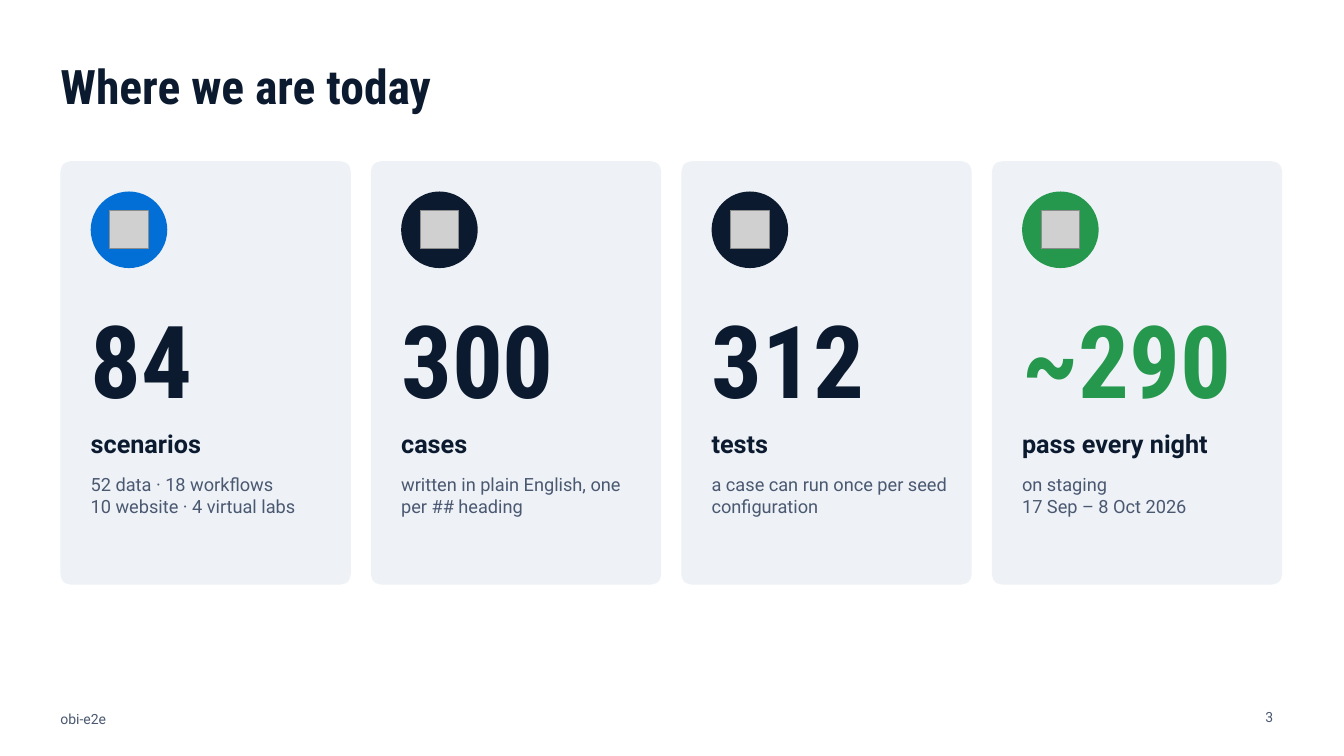
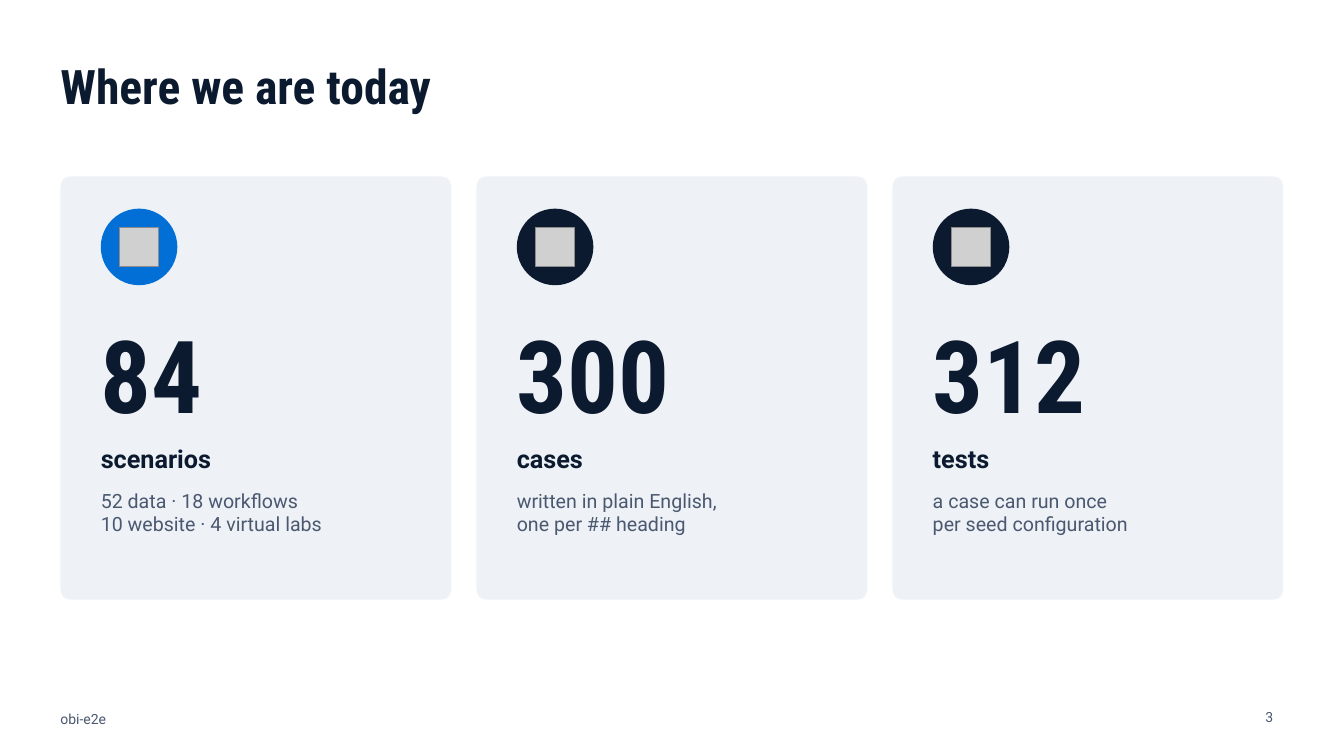
Before and after one commit to openbraininstitute/obi-e2e, a slide deck: slide 3 of docs/obi-e2e-onboarding.pptx. Drawn at 1344x756 pixels with LibreOffice and Linux fonts; fonts in the diff are those of the drawing; grey boxes stand for pictures. Boxes give left, top, right and bottom in pixels: in the first picture for what was removed or moved away, otherwise in the second. Text is boxed around its words. In the diff, an @@ line names an element or a change of style, - is before the commit and + after.

```diff
--- a/docs/obi-e2e-onboarding.pptx
+++ b/docs/obi-e2e-onboarding.pptx
@@ rounded rectangle: place and size @@
-rounded rectangle at (60, 161, 351, 585)
+rounded rectangle at (60, 176, 452, 600)
@@ rounded rectangle: place and size @@
-rounded rectangle at (371, 161, 661, 585)
+rounded rectangle at (477, 176, 868, 600)
@@ proportions changed in 3 elements at (60, 176, 452, 600), (477, 176, 868, 600), (892, 176, 1284, 600) @@
@@ rounded rectangle: place and size @@
-rounded rectangle at (682, 161, 972, 585)
+rounded rectangle at (892, 176, 1284, 600)
@@ rounded rectangle removed at (992, 161, 1282, 585) @@
@@ ellipse: place and size @@
-ellipse at (91, 192, 167, 268)
+ellipse at (101, 209, 177, 285)
@@ ellipse: place and size @@
-ellipse at (401, 192, 478, 268)
+ellipse at (517, 209, 594, 285)
@@ ellipse: place and size @@
-ellipse at (712, 192, 788, 268)
+ellipse at (933, 209, 1009, 285)
@@ ellipse removed at (1022, 192, 1099, 268) @@
@@ picture: place and size @@
-picture at (110, 211, 148, 249)
+picture at (120, 228, 158, 266)
@@ picture: place and size @@
-picture at (420, 211, 459, 249)
+picture at (536, 228, 575, 266)
@@ picture: place and size @@
-picture at (731, 211, 769, 249)
+picture at (952, 228, 990, 266)
@@ picture removed at (1042, 211, 1080, 249) @@
@@ text "84": place and size @@
-text "84" at (91, 325, 193, 399)
+text "84" at (101, 340, 203, 414)
@@ text "300": place and size @@
-text "300" at (401, 325, 554, 399)
+text "300" at (517, 340, 670, 414)
@@ text "312": place and size @@
-text "312" at (712, 325, 865, 399)
+text "312" at (933, 340, 1086, 414)
@@ text removed at (1022, 325, 1231, 399) @@
-~290
@@ text "scenarios": place and size @@
-text "scenarios" at (91, 434, 201, 454)
+text "scenarios" at (101, 449, 211, 469)
@@ text "cases": place and size @@
-text "cases" at (401, 439, 467, 454)
+text "cases" at (517, 454, 583, 469)
@@ text "tests": place and size @@
-text "tests" at (712, 436, 769, 454)
+text "tests" at (933, 451, 990, 469)
@@ text removed at (1022, 434, 1208, 459) @@
-pass every night
@@ text removed at (1022, 478, 1187, 517) @@
-on staging
-17 Sep – 8 Oct 2026
@@ text "52 data · 18 workflows": place and size @@
-text "52 data · 18 workflows" at (91, 477, 295, 513)
+text "52 data · 18 workflows" at (101, 493, 322, 531)
@@ text "52 data · 18 workflows" at (101, 493, 322, 531): size 13 to 14 pt @@
@@ text at (517, 493, 716, 535): text changed; size 13 to 14 pt @@
-written in plain English, one per ## heading
+written in plain English,
+one per ## heading
@@ text at (933, 497, 1128, 535): text changed; size 13 to 14 pt @@
-a case can run once per seed configuration
+a case can run once
+per seed configuration
```
Also in this commit, not shown: 4 other slides changed, 6 other files.
